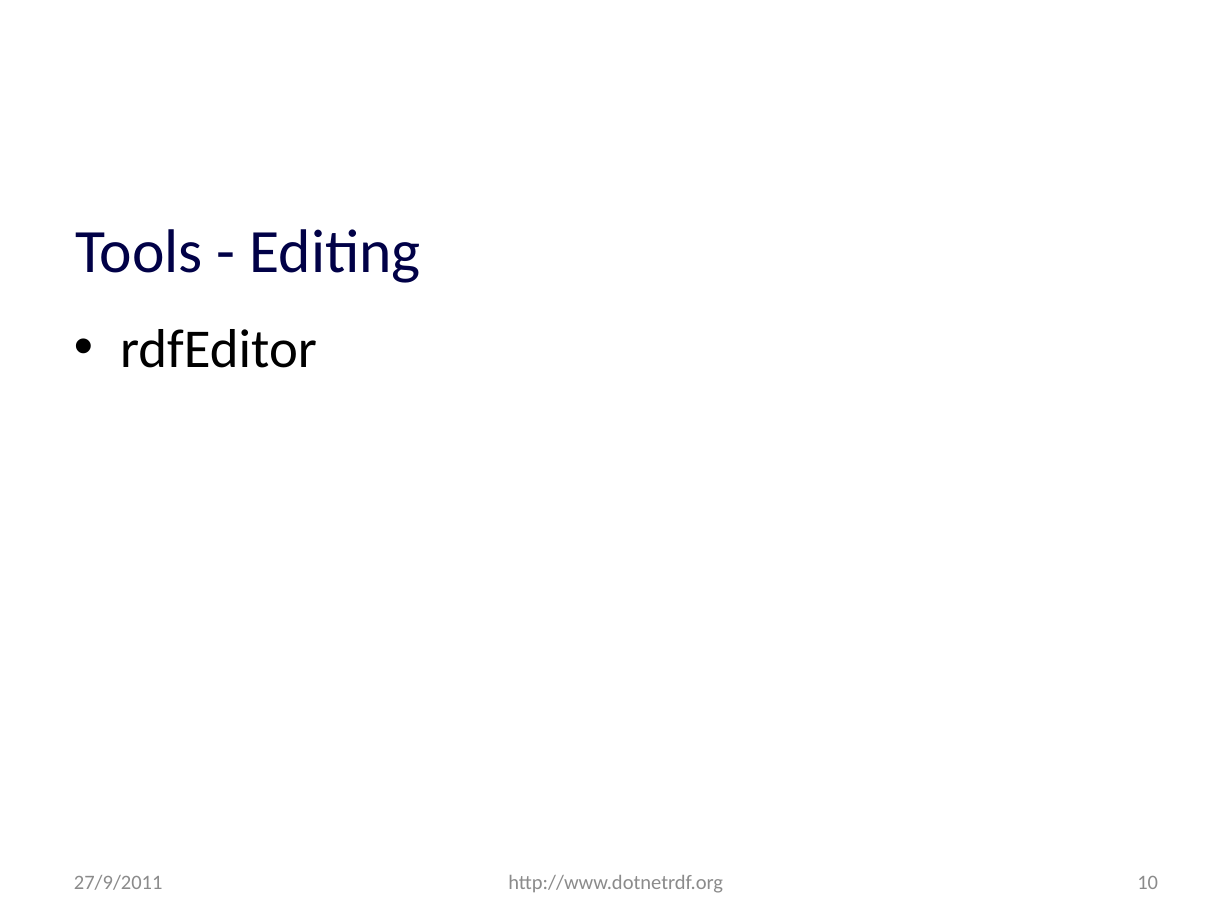
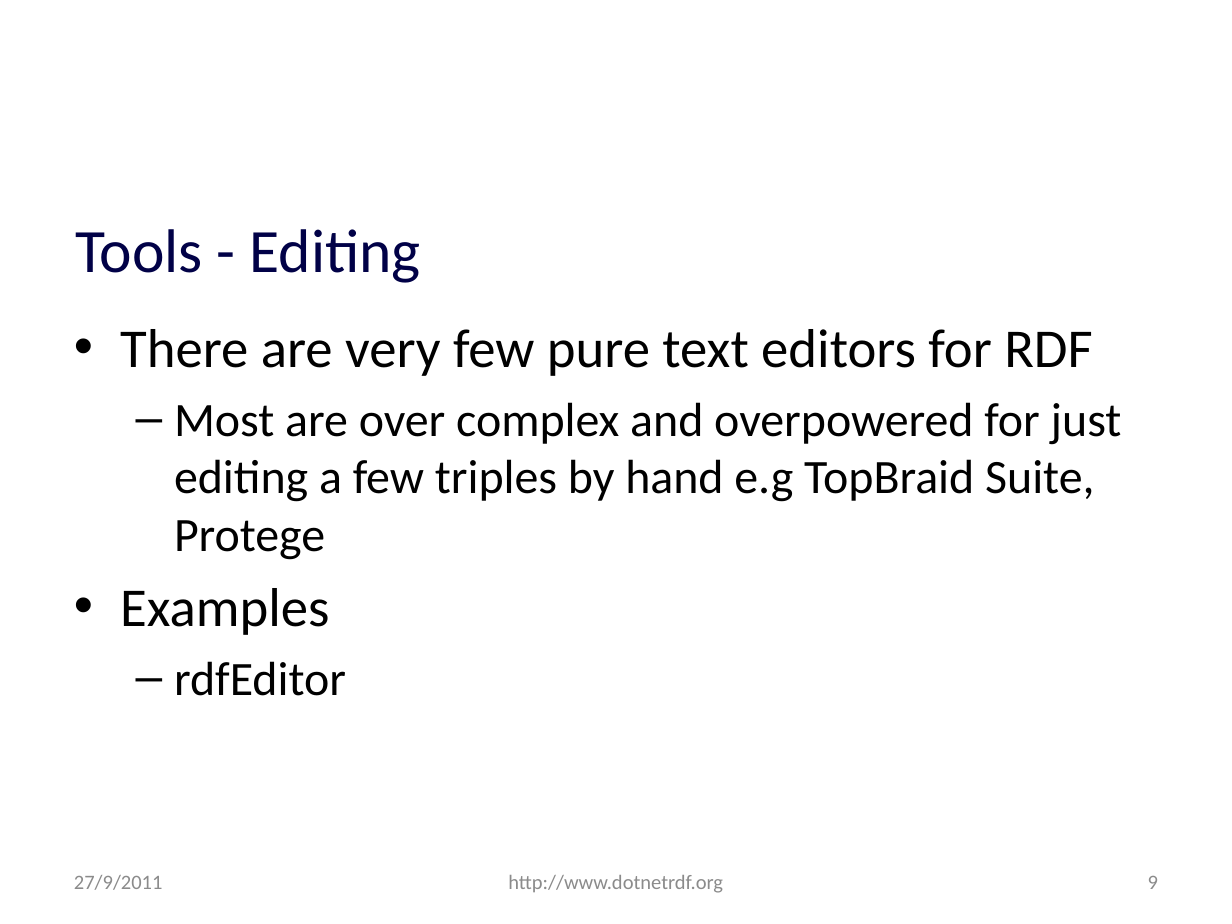
Before and after one commit to JohnGoldsmith/dotnetrdf-wiki, a slide deck: slide 9 of Slides/London SemWeb Meetup Talk Sept 2011.pptx (slide 10 before the commit). Drawn at 1232x924 pixels with LibreOffice and Linux fonts; fonts in the diff are those of the drawing; background and template pictures are left out. Boxes give left, top, right and bottom in pixels: in the first picture for what was removed or moved away, otherwise in the second. Text is boxed around its words. In the diff, an @@ line names an element or a change of style, - is before the commit and + after.

```diff
--- a/Slides/London SemWeb Meetup Talk Sept 2011.pptx
+++ b/Slides/London SemWeb Meetup Talk Sept 2011.pptx
@@ text at [120, 329, 1122, 635]: paragraphs added @@
+• There are very few pure text editors for RDF
+  – Most are over complex and overpowered for just editing a few triples by hand e.g TopBraid Suite, Protege
+• Examples
@@ text at [174, 661, 346, 696]: size 32 to 28 pt in "rdfEditor"; bullet • to –; list level 1 to 2 in "rdfEditor" @@
@@ page number at [1148, 876, 1158, 889]: text changed @@
-10
+9
```
Also in this commit, not shown: 5 other slides changed, 1 slide removed.
